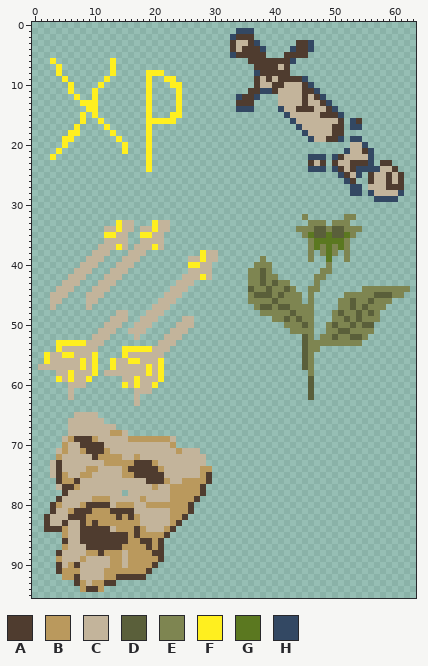
One commit to this sprite sheet: Rpg.Client/Rpg.Client/Content/Sprites/GameObjects/EquipmentIcons.png. The first picture shows the starting point.
The file is 64x96 pixels.
Palette (. is transparent): A #4f3c2f  B #ba995d  C #c3b49b  D #5a5f3a  E #7e8551  F #ffef1f  G #5b7820  H #334863
Pixels before (only the part around the change), first column x 0:
 0 ...................................
 1 ..................................H
 2 .................................HA
 3 .................................AC
 4 .................................AC
 5 .................................HA
 6 ...F.........F.....................
 7 ....F........F.....................
 8 ....F........F.....FFF.............
 9 .....F......F......F..FF...........
10 ......F....F.......F...FF..........
11 ......F...F........F....F..........
12 .......F..F........F....F.........H
13 ........FFF........F....F.........A
14 .........FF........F....F.........H
15 ........F.F........F...FF..........
16 ........F..F.......FFFFF...........
17 .......F....F......F...............
18 ......FF.....F.....F...............
19 .....FF.......F....F...............
20 .....F.........F...F...............
21 ....F..........F...F...............
22 ...F...............F...............
23 ...................F...............
24 ...................F...............
25 ...................................
26 ...................................
27 ...................................
28 ...................................
29 ...................................
30 ...................................
31 ...................................
32 ...................................
33 ..............FCC...FCC............
34 ............CCFCC.CCFCC............
35 ............FFCC..FFCC.............
36 ............CCCC..CCCC.............
Now the later version:
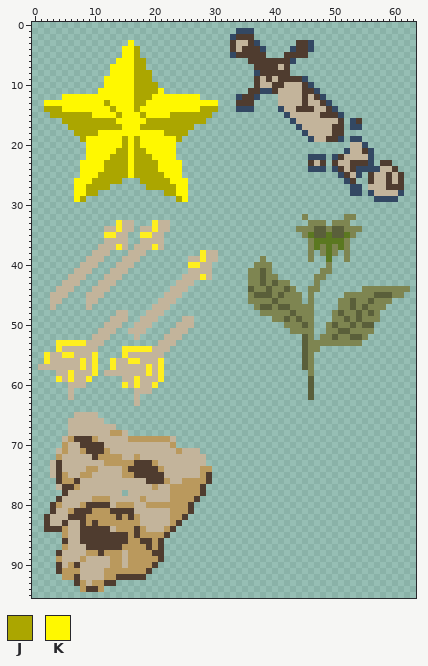
Colours new in this view: J #aba600  K #fff800
Commit: Improve XP icon in the combat rewards
The exact change:
{"y":3,"x":16,"old":".","new":"K"}
{"y":4,"x":15,"old":"...","new":"KKJ"}
{"y":5,"x":15,"old":"...","new":"KKJ"}
{"y":6,"x":3,"old":"F","new":"."}
{"y":6,"x":13,"old":"F.....","new":".KKKJJ"}
{"y":7,"x":4,"old":"F","new":"."}
{"y":7,"x":13,"old":"F.....","new":"KKKKJJ"}
{"y":8,"x":4,"old":"F","new":"."}
{"y":8,"x":13,"old":"F.....FFF","new":"KKKKJJJ.."}
{"y":9,"x":5,"old":"F","new":"."}
{"y":9,"x":12,"old":"F......F","new":"KKKKKJJJ"}
{"y":9,"x":22,"old":"FF","new":".."}
{"y":10,"x":6,"old":"F","new":"."}
{"y":10,"x":11,"old":"F.......F.","new":".KKKKKJJJJ"}
{"y":10,"x":23,"old":"FF","new":".."}
{"y":11,"x":6,"old":"F","new":"."}
{"y":11,"x":10,"old":"F........F..","new":".KKKKKKJJJJK"}
{"y":11,"x":24,"old":"F","new":"."}
{"y":12,"x":5,"old":"..F..F........F....F...","new":"KKKKKKKKKKKKJJJKKKKKKKK"}
{"y":13,"x":2,"old":"......FFF........F....F......","new":"KKKKKKKKKKJKKKKJJKKKKKKKKKKKK"}
{"y":14,"x":2,"old":".......FF........F....F......","new":"JJJKKKKKKKKJKKKJKKKKKKKKKKJJJ"}
{"y":15,"x":3,"old":".....F.F........F...FF.....","new":"JJJJJJJKKKKJKKKJKKKKJJJJJJJ"}
{"y":16,"x":5,"old":"...F..F.......FFFFF.....","new":"JJJJJJJJJKKKKKJJJJJJJJJJ"}
{"y":17,"x":6,"old":".F....F......F.......","new":"JJJJJJJJJKKKJJJJJJJJJ"}
{"y":18,"x":6,"old":"FF.....F.....F......","new":".JJJJKKKKKKKKKKKJJJJ"}
{"y":19,"x":5,"old":"FF","new":".."}
{"y":19,"x":8,"old":"......F....F.....","new":"JKKKKKKJKJKKKKKKJ"}
{"y":20,"x":5,"old":"F","new":"."}
{"y":20,"x":9,"old":"......F...F....","new":"KKKKKKJKJKKKKKK"}
{"y":21,"x":4,"old":"F","new":"."}
{"y":21,"x":9,"old":"......F...F....","new":"KKKKKJJKJJKKKKK"}
{"y":22,"x":3,"old":"F","new":"."}
{"y":22,"x":9,"old":"..........F....","new":"KKKKJJJKJJJKKKK"}
{"y":23,"x":8,"old":"...........F.....","new":"KKKKJJJJKJJJJKKKK"}
{"y":24,"x":8,"old":"...........F.....","new":"KKKKJJJJKJJJJKKKK"}
{"y":25,"x":8,"old":".................","new":"KKKJJJJJKJJJJJKKK"}
{"y":26,"x":7,"old":"........","new":"KKKJJJJJ"}
{"y":26,"x":18,"old":"........","new":"JJJJJKKK"}
{"y":27,"x":7,"old":"......","new":"KKJJJJ"}
{"y":27,"x":19,"old":".......","new":"JJJJJKK"}
{"y":28,"x":7,"old":"....","new":"KKJJ"}
{"y":28,"x":22,"old":"....","new":"JJKK"}
{"y":29,"x":7,"old":"..","new":"KJ"}
{"y":29,"x":24,"old":"..","new":"JK"}
{"label":"changed","picture_box":[44,40,218,202]}
